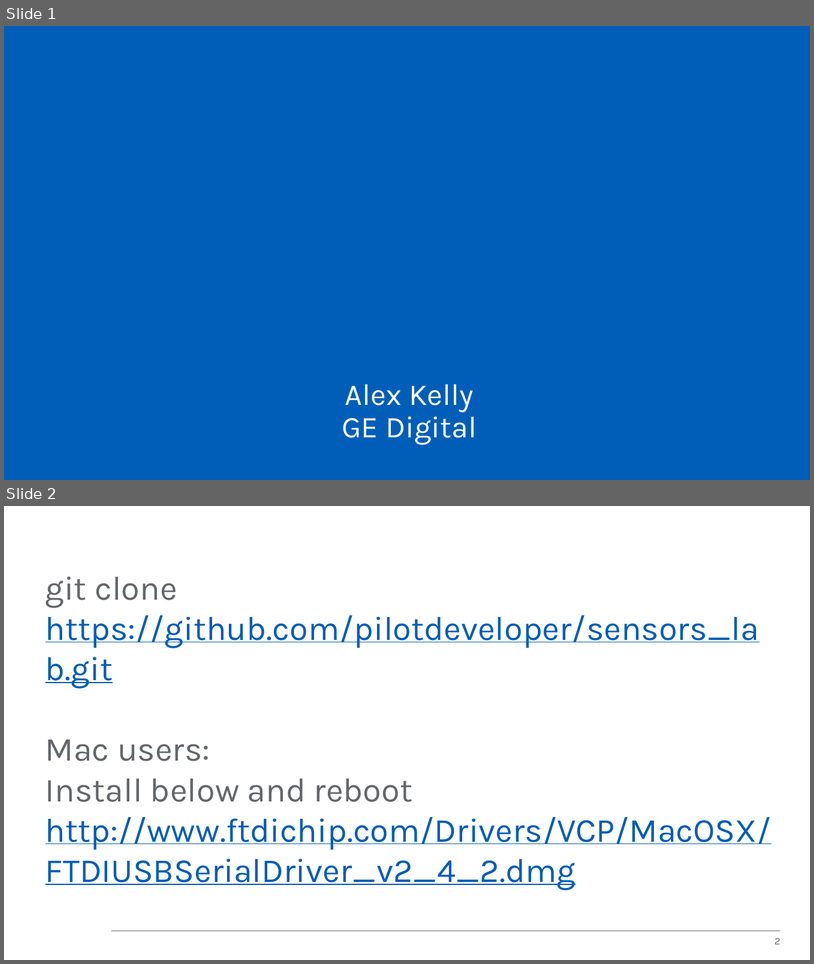
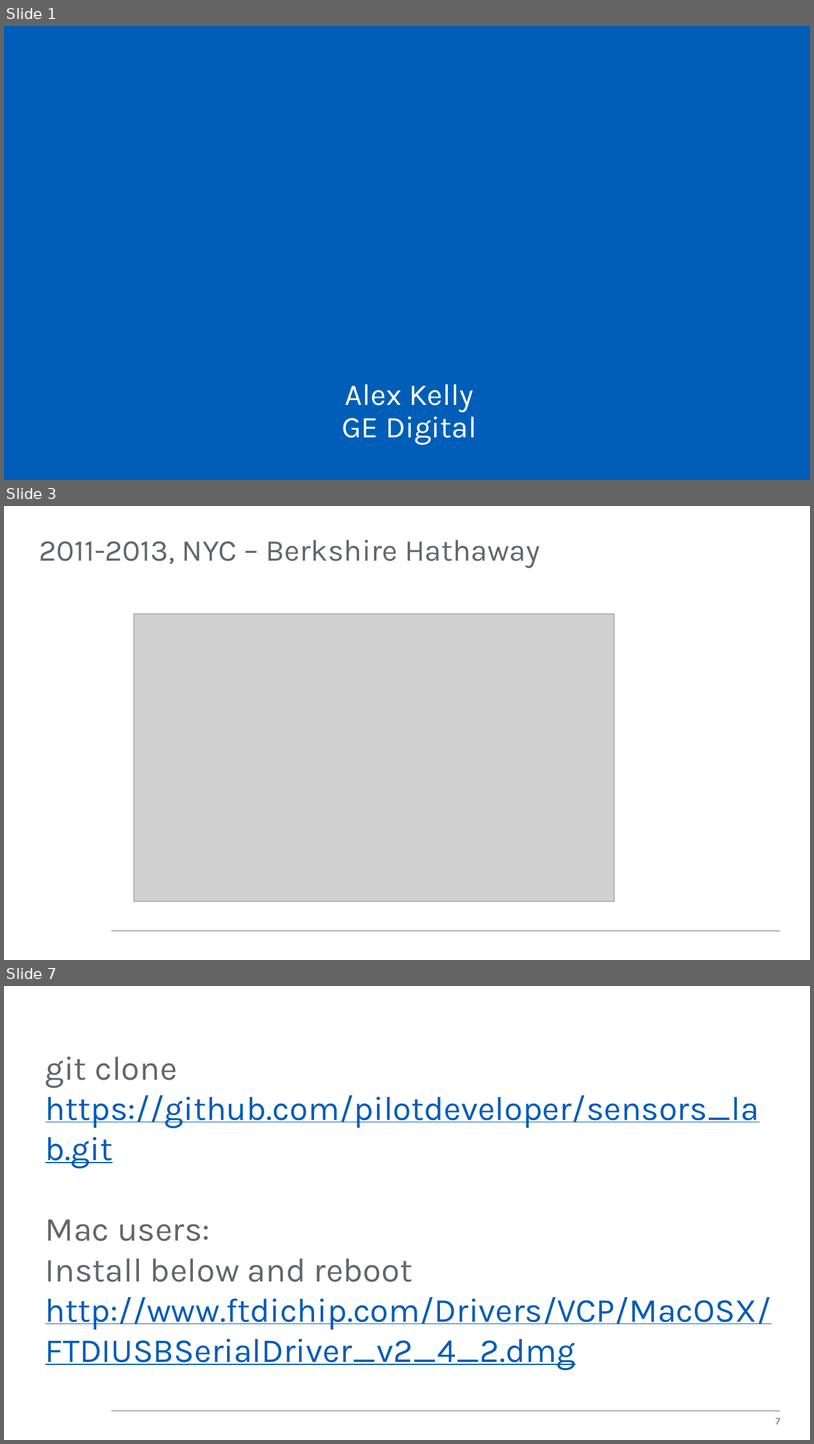
Before and after one commit to pilotdeveloper/sensors_lab, a slide deck: class-guide.pptx. Shown one above the other, each under a label of ours: slides 1 and 2 before the commit, slides 1, 3 and 7 after it; the slides between them are not shown. The pictures are 814x964 and 814x1444 pixels, drawn with LibreOffice and Linux fonts; fonts in the diff are those of the drawing; grey boxes stand for pictures; background and template pictures are left out. Boxes give left, top, right and bottom in pixels: in the first picture for what was removed or moved away, otherwise in the second. Text is boxed around its words. In the diff, an @@ line names an element or a change of style, - is before the commit and + after.

```diff
--- a/class-guide.pptx
+++ b/class-guide.pptx
@@ slide 3 added at box(4, 506, 810, 960), background #FFFFFF; not listed: 1 template element that a slide beside it also shows @@
@@ title added at box(39, 540, 540, 568), 36 pt, text #63666A @@
+2011-2013, NYC – Berkshire Hathaway
@@ picture added at box(134, 613, 615, 901) @@
@@ what was slide 2 is now slide 7 @@
@@ page number at box(776, 1417, 781, 1424): text changed @@
-2
+7
```
Also in this commit, not shown: 6 other slides added.
